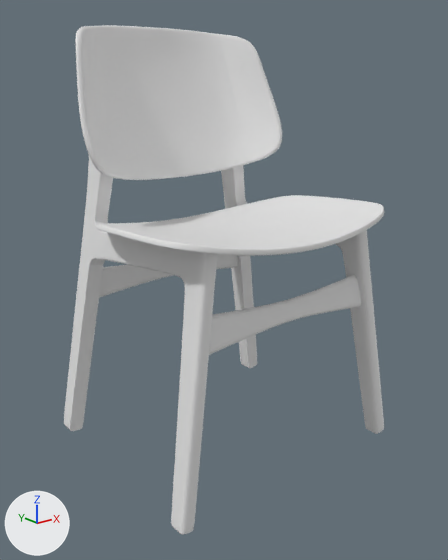
Before and after pictures for a commit that changed the Blender file Blender/Chair/chair.blend.
Rendered twice from a 50 mm camera at (-3.73, -4.65, 3.55) aimed at (-0.08, -0.09, 1.73). Lighting does not change. The marker at lower left points along +X, +Y and +Z.
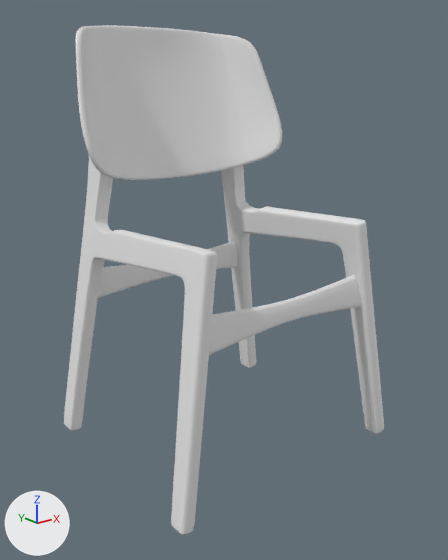
Pixel boxes [x1, y1, x2, y2] of what changed, in the pictures (448 x 560 px):
```json
{"object": "Cube", "change": "reshaped, modifiers changed", "before": [64, 157, 384, 535], "after": [64, 157, 384, 535]}
{"object": "Plane", "change": "hidden", "before": [96, 195, 384, 256]}
{"part": 1, "of": "me_cube_002", "change": "built on", "before": [70, 256, 257, 431], "after": [74, 167, 381, 533]}
```

Scene script edits in JSON lines:
```json
{"block": "me_cube_002", "where": "# used by ob_cube; location = (1.26, -1.03, 0.09); rotation_euler = (0.0, -0.161, 0.0), in degrees (0, -9.2, 0)"}
{"op": "remove", "block": "me_cube_002", "code": "me_cube_002.from_pydata(...)  # 154 vertices, 119 faces; spans x -0.08..0.08, y -0.09..2.21, z -0.09..3.73"}
{"op": "add", "block": "me_cube_002", "code": "me_cube_002.from_pydata(...)  # 249 vertices, 243 faces; spans x -0.08..0.08, y -0.09..2.21, z -0.09..3.73"}
{"block": "me_cube_002", "change": "me_cube_002 part 1"}
{"block": "me_cube_002", "change": "11 vertices are removed from x -0.08..0.0, y 1.64..2.0, z -0.08..1.87"}
{"block": "me_cube_002", "change": "7 faces are deleted"}
{"block": "me_cube_002", "change": "61 vertices are added at x -0.08..0.0, y -0.01..2.21, z -0.06..3.73"}
{"block": "me_cube_002", "change": "36 new vertices lie (-0.07, 0.0, 0.0) away from vertices in x 0.0..0.07, y -0.09..2.17, z -0.09..2.27"}
{"block": "me_cube_002", "change": "9 new vertices lie (-0.06, 0.0, 0.0) away from vertices in x 0.0, y 1.46..1.85, z 2.14..2.75"}
{"block": "me_cube_002", "change": "131 new faces join them"}
{"op": "remove", "block": "ob_cube", "code": "_m = ob_cube.modifiers.new('Mirror', 'MIRROR')"}
{"op": "remove", "block": "ob_cube", "code": "_m.use_clip = True"}
{"op": "add", "block": "ob_plane", "code": "ob_plane.hide_set(True)"}
```
